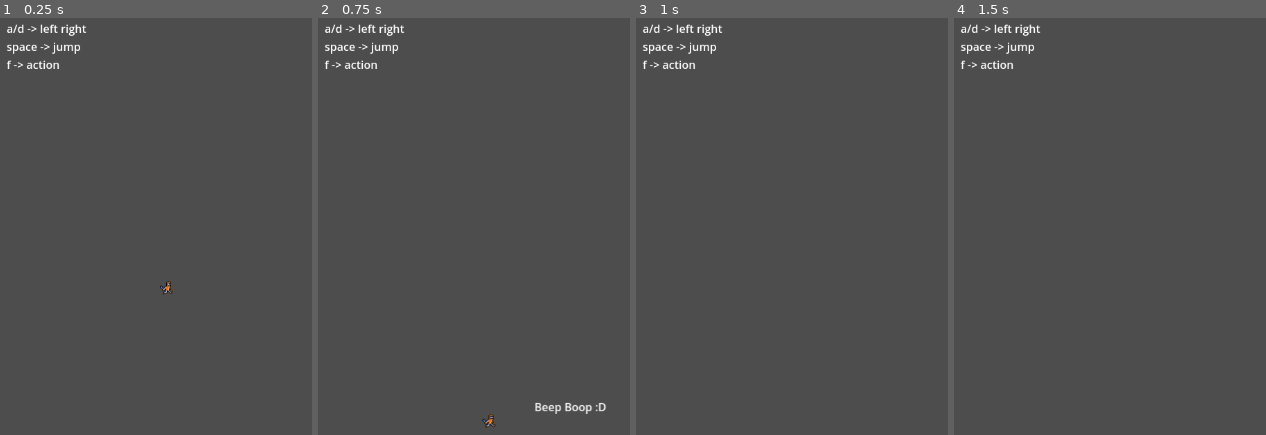
Above: before the commit, frames 1-4 (left to right).
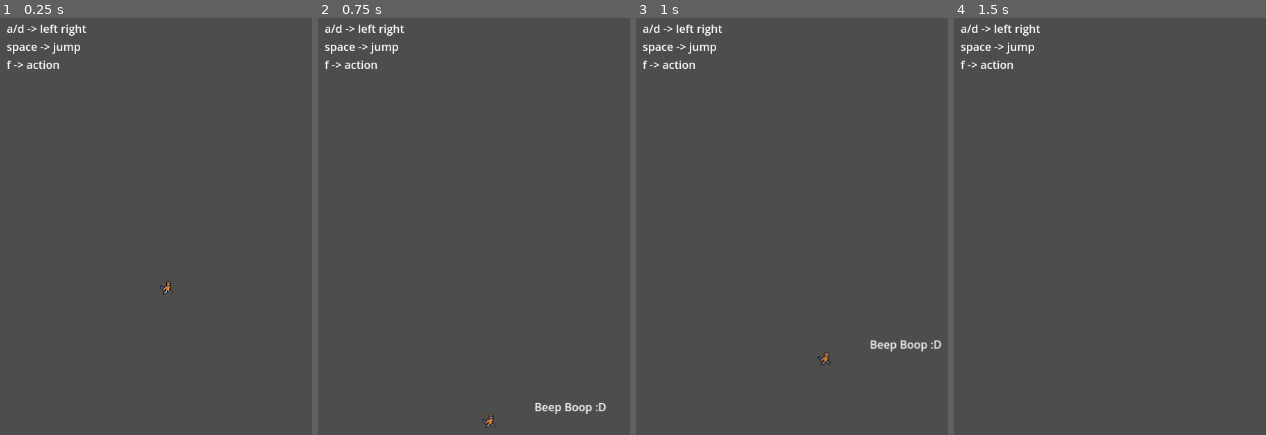
Above: after the commit, the same moments.

Repository: Cradac/H.O.R.S.T.
Game: Godot game, scene res://basic_scene.tscn
Same seed, same stepped clock (60 frames per second), same inputs: the game is played once before the commit and once after it. The engine's default icon, where the game draws it, is replaced by a stand-in: a white triangle on a blue panel in a dark square.
Inputs:
- Up to frame 1 (0.25 s): no input
- Up to frame 2 (0.75 s): tap Enter at 0.5 s; hold Right (move_right) from 0.53 s (still down); hold F (action) from 0.53 s (still down)
- Up to frame 3 (1 s): keep holding Right (move_right); keep holding F (action); tap Space (jump) at 0.77, 0.8 s
- Up to frame 4 (1.5 s): keep holding Right (move_right); tap Space (jump) at 1.07, 1.35 s; release F (action) at 1.28 s

Frames 1-2 are identical in both runs. In frame 3, 0.4% of the frame differs, in the area x 58-99%, y 77-84%; in frame 4, nothing differs.

Commit message:
add Delay to DoubleJump

Diff:
--- a/extensions/DoubleJump.gd
+++ b/extensions/DoubleJump.gd
@@ -1,13 +1,20 @@
 extends Extension
 
-var usedJump = false
+var used_jump = false
+var last_on_floor = Time.get_ticks_msec()
+@export var delay = 100
+
 
 func handle_action(character: Player, delta):
-	print(usedJump)
 	if !character.is_on_floor():
-		if Input.is_action_just_pressed("jump"):
+		if Input.is_action_just_pressed("jump") && can_use():
 			character.velocity.y -=  character.JUMP_FORCE
 			character._animated_sprite.play("jump")
-			usedJump = true
+			used_jump = true
 	else:
-		usedJump = false
+		used_jump = false
+		last_on_floor = Time.get_ticks_msec()
+
+func can_use():
+	var diff = (Time.get_ticks_msec() - last_on_floor)
+	return (diff > delay) && !used_jump
